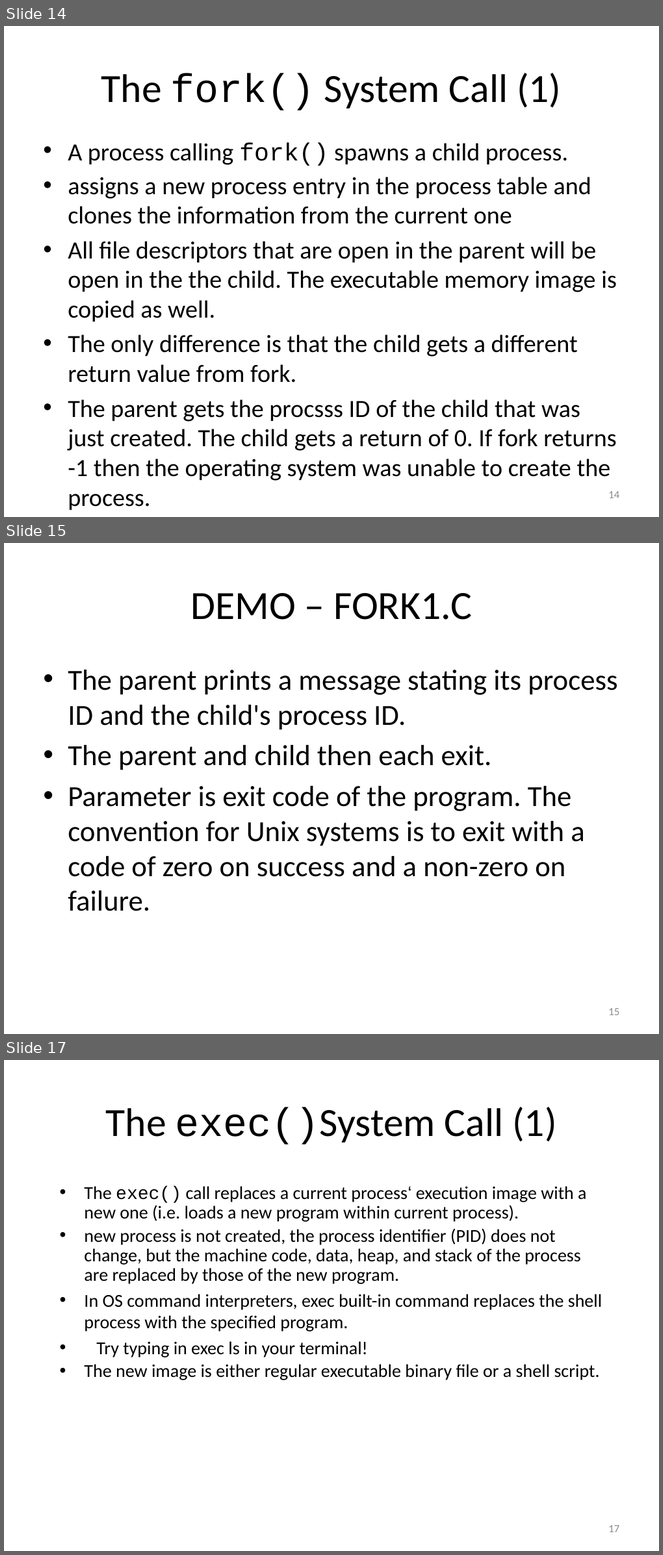
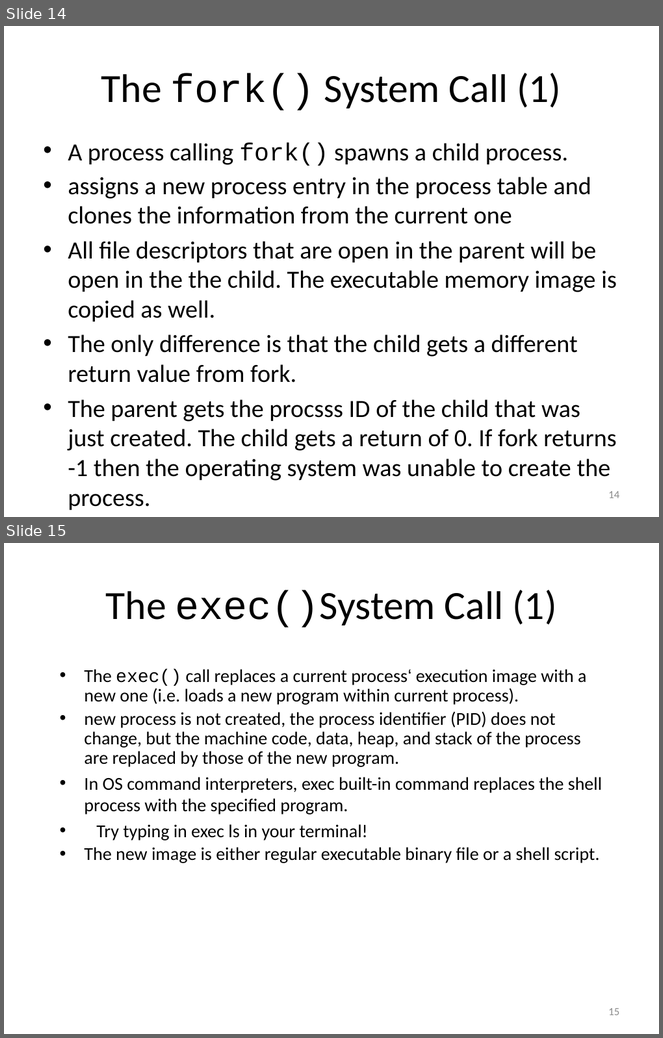
Before and after one commit to mezla/Sections, a slide deck: Will_Section2_Resources/Section 2 Powerpoint.pptx. Shown one above the other, each under a label of ours: slides 14, 15 and 17 before the commit, slides 14 and 15 after it; the slides between them are not shown. The pictures are 663x1555 and 663x1038 pixels, drawn with LibreOffice and Linux fonts; fonts in the diff are those of the drawing. Boxes give left, top, right and bottom in pixels: in the first picture for what was removed or moved away, otherwise in the second. Text is boxed around its words. In the diff, an @@ line names an element or a change of style, - is before the commit and + after.

```diff
--- a/Will_Section2_Resources/Section 2 Powerpoint.pptx
+++ b/Will_Section2_Resources/Section 2 Powerpoint.pptx
@@ slide 15 removed at box(4, 543, 659, 1034), background #FFFFFF @@
@@ title removed at box(191, 593, 471, 620) @@
-DEMO – FORK1.C
@@ text removed at box(68, 670, 618, 912) @@
-• The parent prints a message stating its process ID and the child's process ID.
-• The parent and child then each exit.
-• Parameter is exit code of the program. The convention for Unix systems is to exit with a code of zero on success and a non-zero on failure.
@@ page number removed at box(608, 1008, 620, 1016) @@
-15
@@ what was slide 17 is now slide 15 @@
@@ page number at box(608, 1008, 620, 1016): text changed @@
-17
+15
```
Also in this commit, not shown: 11 other slides removed, 15 other files.
